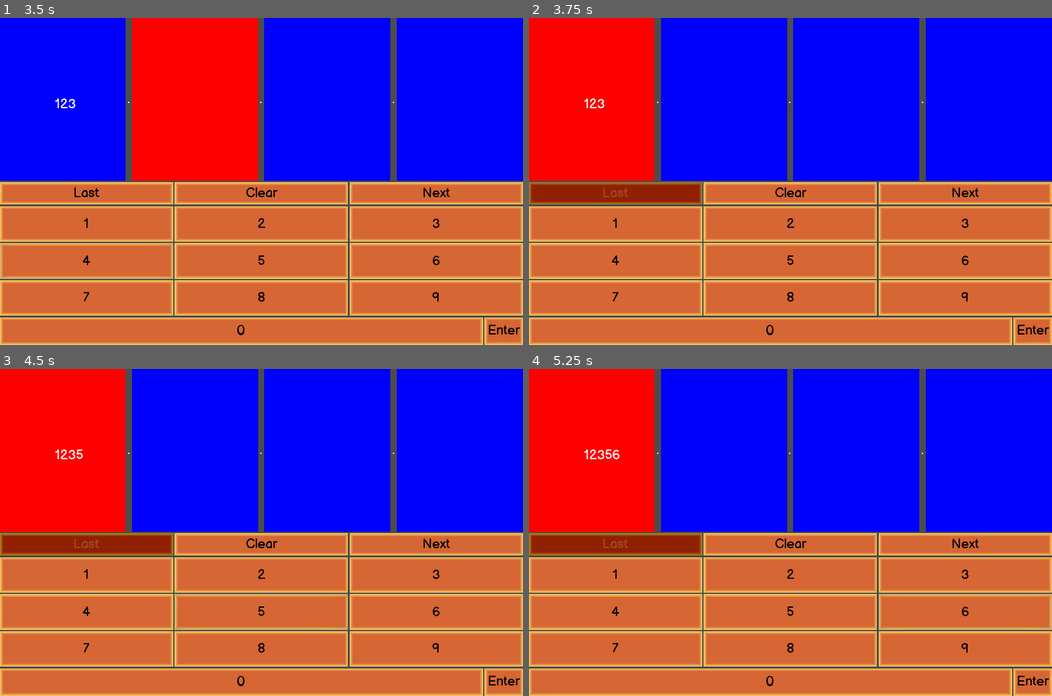
Above: before the commit, frames 1-4 (two rows, left to right).
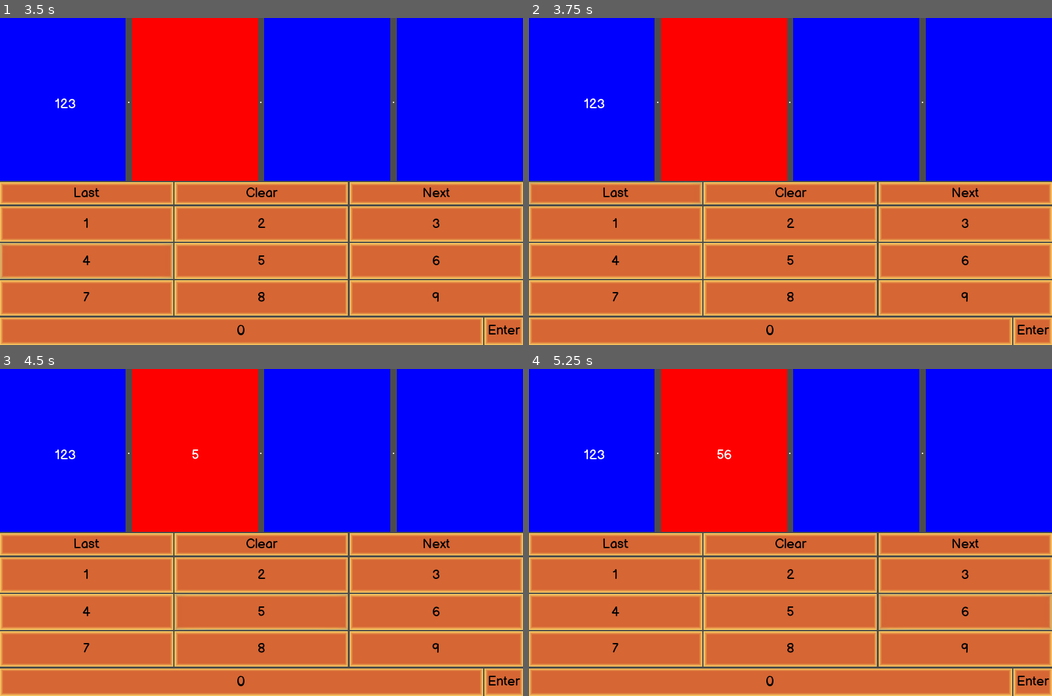
Above: after the commit, the same moments.

Repository: RaccoonHandsProductions/CanningSeason
Game: Godot game, scene res://UI/IPEntryControl.tscn
Two runs of this game, one before a commit and one after it. Both use one fixed random seed, a clock stepped at 60 frames per second and the inputs below. This scene is started directly instead of the project's main scene.
Inputs:
- Up to frame 1 (3.5 s): click "1" at 0.5 s; click "2" at 1.25 s; click "3" at 2 s; click "4" at 2.75 s
- Up to frame 2 (3.75 s): click "Last" at 3.5 s
- Up to frame 3 (4.5 s): click "5" at 4.25 s
- Up to frame 4 (5.25 s): click "6" at 5 s

Frame 1 is identical in both runs. In frame 2, 26% of the frame differs, in the area x 0-50%, y 0-57%; in frame 3, 26%; in frame 4, 26%.
Error after the commit: Invalid call. Nonexistent function 'length' in base 'Array'. (res://UI/IPEntryControl.gd:118)

Commit message:
It works

Diff:
--- a/project/UI/IPEntryControl.gd
+++ b/project/UI/IPEntryControl.gd
@@ -36,28 +36,30 @@
 
 func finialize_address(octet_0:String, octet_1:String,
 	octet_2:String, octet_3:String):
-		return(octet_0 +"."+ octet_1 +"."+ octet_2 +"."+ octet_3)
 
-func on_ip_complete(ip : Array):
-	for octet in ip:
-		var octet_num = int(octet)
-		if octet_num < 0 or octet_num > 255:
-			assert(false, "your IP does not exist")
-		else:
-			print(ip)
+		var octet_array = [int(octet_0), int(octet_1), int(octet_2), int(octet_3)]
+		for octet in octet_array:
+			if octet < 0 or octet > 255:
+				assert(false, "your IP does not exist")
+			else:
+				print(octet_0 +"."+ octet_1 +"."+ octet_2 +"."+ octet_3)
+				return(octet_0 +"."+ octet_1 +"."+ octet_2 +"."+ octet_3)
 
 func on_number_Button_pressed(num:int):
 		if ip_octet.length() < 3:
 			ip_octet += str(num) #creates octet string
 			current_section_label.text += str(num)
-		elif ip_array.size() == 3 :
-			for buttons in button_array:
-				buttons.disabled = true
 		elif ip_octet.length() == 3:
 			ip_array.append(ip_octet)
 			ip_octet = ""
 			current_field_index += 1
 			_choose_Display_field(current_field_index)
+
+		if ip_array.size() == 4 :
+			for buttons in button_array:
+				buttons.disabled = true
+
+		update()
 
 func _choose_Display_field(field):
 	match field:
@@ -113,7 +115,7 @@
 
 
 func _on_PreviousBoxPriority_pressed():
-	ip_array.pop_back()
+	ip_array.pop_at(ip_array.length()-1)
 	current_section_label.text = ""
 	if button_array[2].disabled == true:
 		for buttons in button_array:
@@ -140,5 +142,5 @@
 
 
 func _on_enterButton_pressed():
-	finialize_address(ip_array.pop_at(0), ip_array.pop_at(1), ip_array.pop_at(2), ip_array.pop_at(3))
+	finialize_address(ip_array.pop_front(), ip_array.pop_front(), ip_array.pop_front(), ip_array.pop_front())
 	#close scene and use ip
